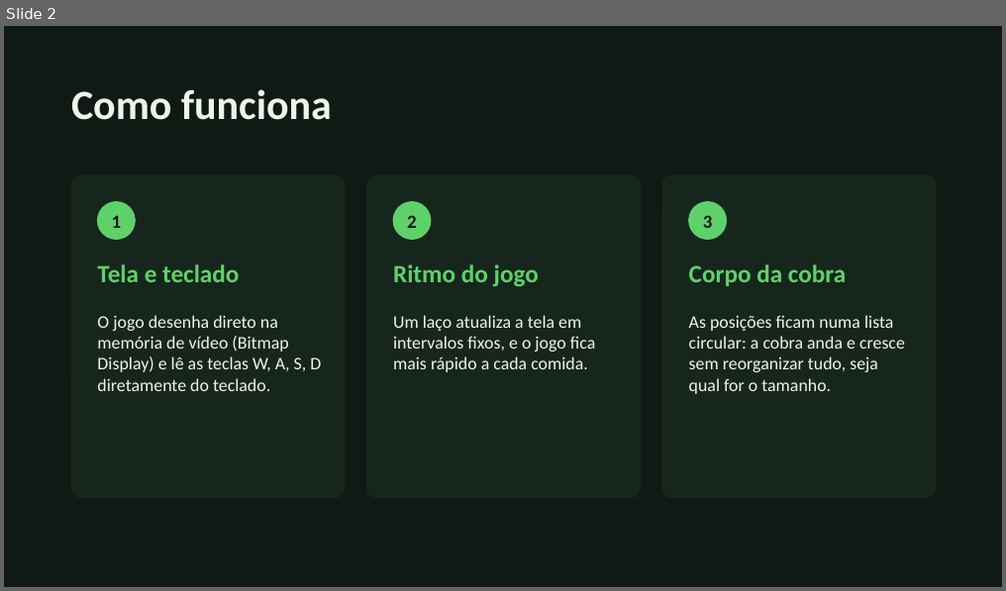
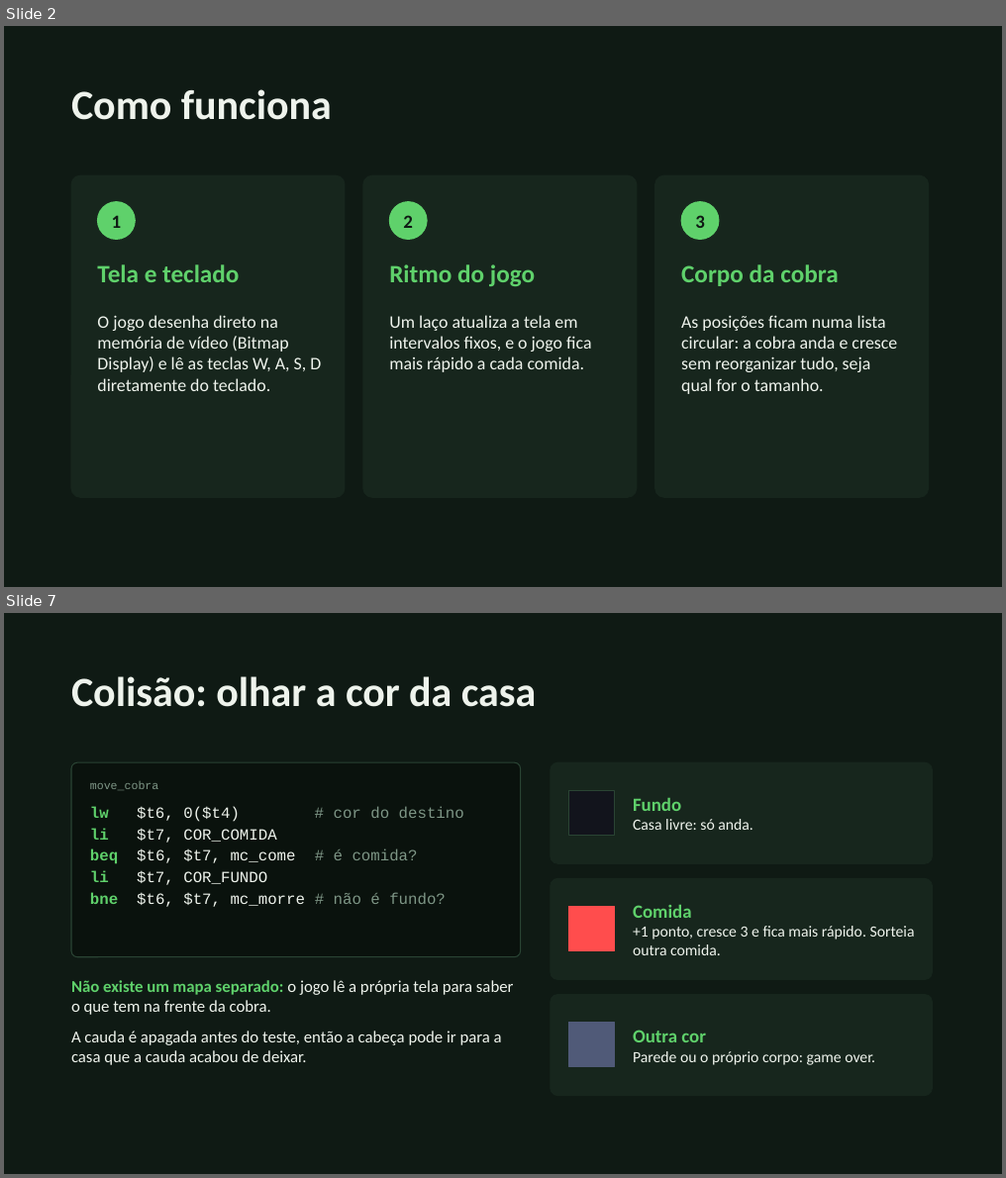
Before and after one commit to Gabrielhyds/snake-game-mips, a slide deck: apresentacao.pptx. Shown one above the other, each under a label of ours: slide 2 before the commit, slides 2 and 7 after it; the slides between them are not shown. The pictures are 1006x591 and 1006x1178 pixels, drawn with LibreOffice and Linux fonts; fonts in the diff are those of the drawing. Boxes give left, top, right and bottom in pixels: in the first picture for what was removed or moved away, otherwise in the second. Text is boxed around its words. In the diff, an @@ line names an element or a change of style, - is before the commit and + after.

```diff
--- a/apresentacao.pptx
+++ b/apresentacao.pptx
@@ slide 7 added at (x1=4, y1=613, x2=1002, y2=1174), background #0F1A14 @@
@@ text added at (x1=71, y1=676, x2=536, y2=707), 40 pt, text #EEF3EC, bold @@
+Colisão: olhar a cor da casa
@@ rounded rectangle added at (x1=71, y1=762, x2=521, y2=958), fill #0A120D, outline #2A4434 1 pt @@
@@ text added at (x1=90, y1=781, x2=158, y2=789), 11 pt, text #7E9686 @@
+move_cobra
@@ rounded rectangle added at (x1=550, y1=762, x2=933, y2=863), fill #17261D, outline #17261D 1 pt @@
@@ rectangle added at (x1=569, y1=790, x2=614, y2=836), fill #12141C, outline #2A4434 1 pt @@
@@ text added at (x1=90, y1=806, x2=464, y2=907), 15 pt, text #EEF3EC @@
+lw $t6, 0($t4) # cor do destino
+li $t7, COR_COMIDA
+beq $t6, $t7, mc_come # é comida?
+li $t7, COR_FUNDO
+bne $t6, $t7, mc_morre # não é fundo?
@@ text added at (x1=633, y1=797, x2=753, y2=830), 15 pt, text #EEF3EC @@
+Fundo
+Casa livre: só anda.
@@ rounded rectangle added at (x1=550, y1=878, x2=933, y2=980), fill #17261D, outline #17261D 1 pt @@
@@ rectangle added at (x1=569, y1=906, x2=614, y2=952), fill #FF4D4D, outline #FF4D4D 1 pt @@
@@ text added at (x1=633, y1=904, x2=915, y2=956), 15 pt, text #EEF3EC @@
+Comida
++1 ponto, cresce 3 e fica mais rápido. Sorteia outra comida.
@@ text added at (x1=71, y1=980, x2=514, y2=1065), 16 pt, text #EEF3EC @@
+Não existe um mapa separado: o jogo lê a própria tela para saber o que tem na frente da cobra.
+A cauda é apagada antes do teste, então a cabeça pode ir para a casa que a cauda acabou de deixar.
@@ rounded rectangle added at (x1=550, y1=995, x2=933, y2=1096), fill #17261D, outline #17261D 1 pt @@
@@ rectangle added at (x1=569, y1=1023, x2=614, y2=1067), fill #505A78, outline #505A78 1 pt @@
@@ text added at (x1=633, y1=1030, x2=875, y2=1065), 15 pt, text #EEF3EC @@
+Outra cor
+Parede ou o próprio corpo: game over.
@@ slide 2 changed as well @@
@@ 3 texts, 2 rounded rectangles, 1 ellipse moved together from (x1=367, y1=175, x2=936, y2=497) to (x1=363, y1=175, x2=929, y2=497) @@
@@ 3 texts, 1 ellipse moved together from (x1=689, y1=202, x2=905, y2=394) to (x1=681, y1=202, x2=897, y2=394) @@
```
Also in this commit, not shown: 2 other slides changed, 4 other slides added.
